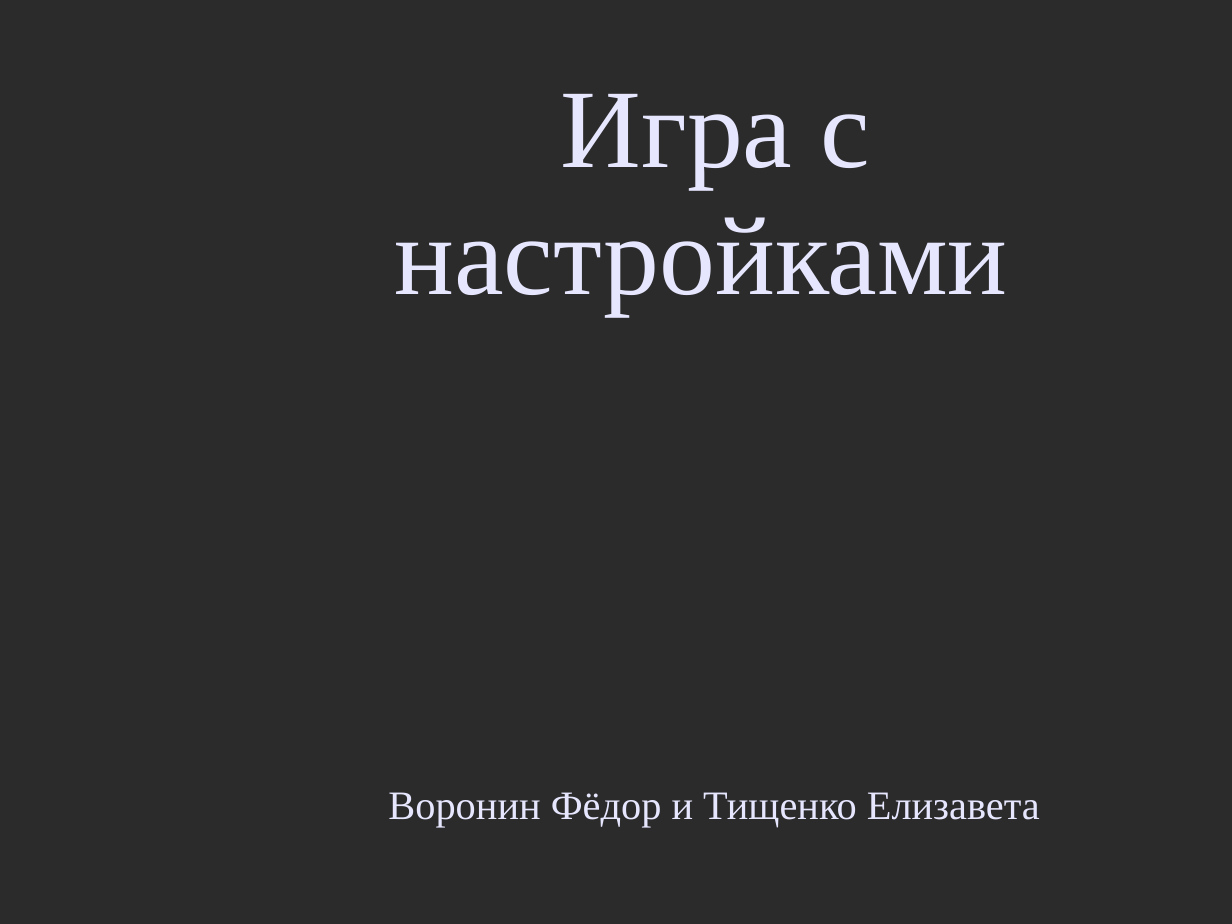
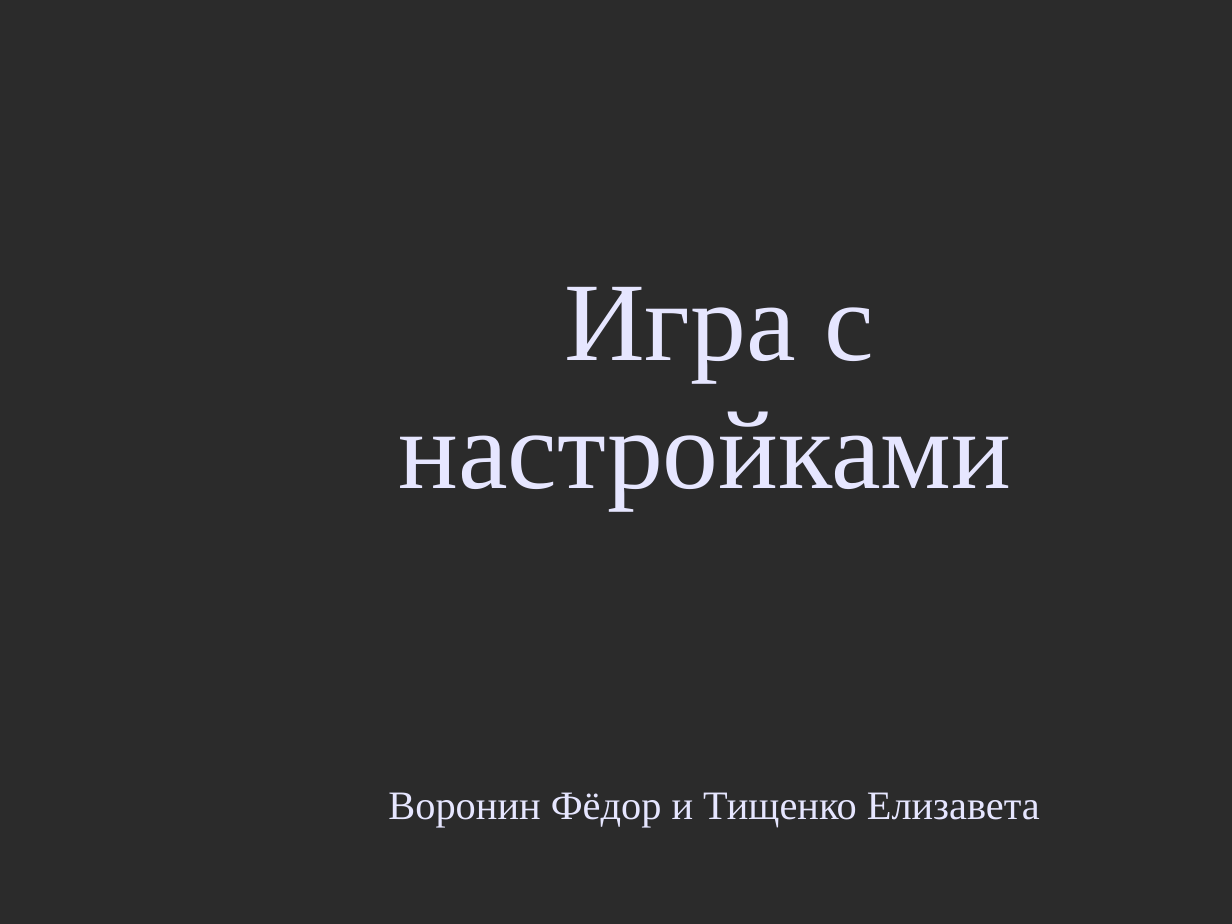
Before and after one commit to Ted64sar/ProektYandex, a slide deck: slide 1 of Презентация проекта.ppt. Drawn at 1232x924 pixels with LibreOffice and Linux fonts; fonts in the diff are those of the drawing; background and template pictures are left out; a plain dark background stands for a picture behind light text. Boxes give left, top, right and bottom in pixels: in the first picture for what was removed or moved away, otherwise in the second. Text is boxed around its words. In the diff, an @@ line names an element or a change of style, - is before the commit and + after.

```diff
--- a/Презентация проекта.ppt
+++ b/Презентация проекта.ppt
@@ title "Игра с настройками": place and size @@
-title "Игра с настройками" at [395, 94, 1008, 315]
+title "Игра с настройками" at [398, 287, 1011, 509]
```
Also in this commit, not shown: 4 other slides changed, 2 slides added, 1 slide removed.
